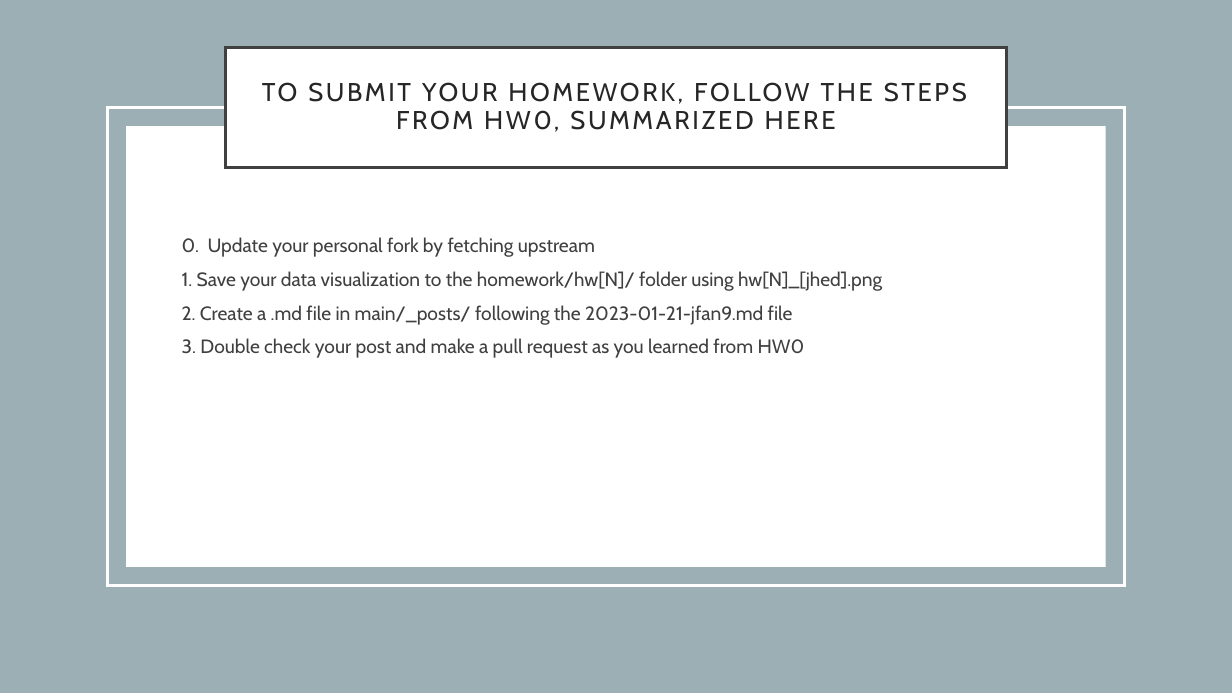
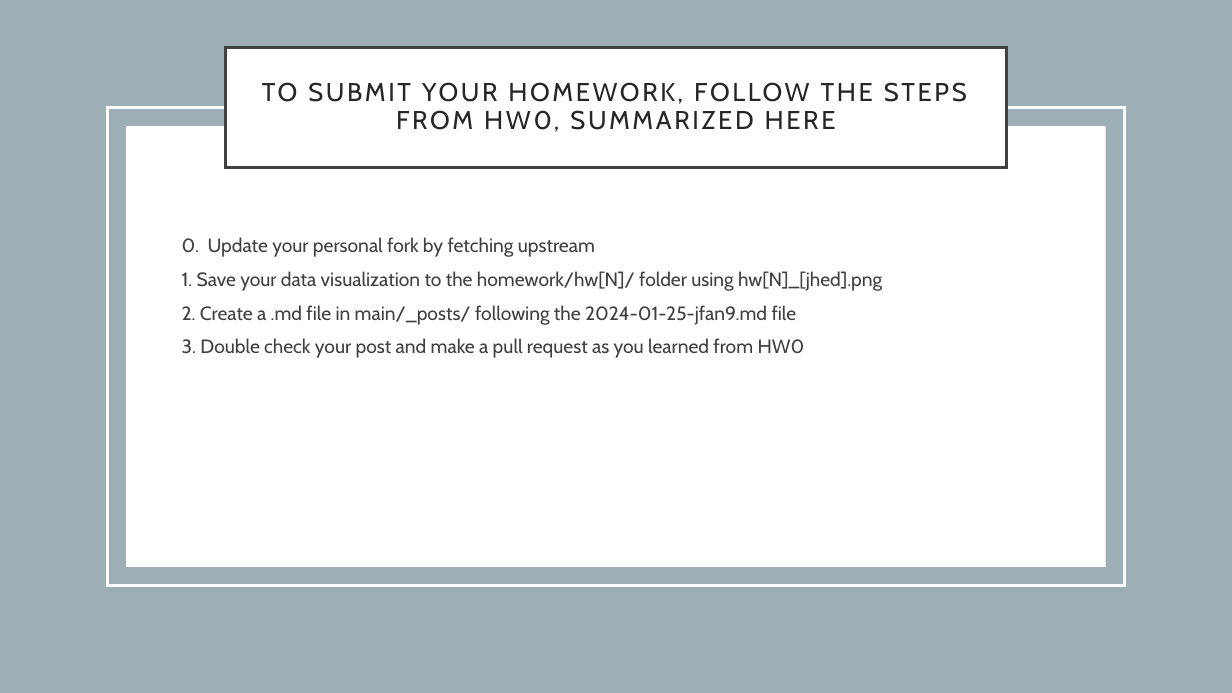
Before and after one commit to JEFworks-Lab/genomic-data-visualization-2024, a slide deck: slide 4 of resources/hw/genomic-data-visualization-HW_1.pptx (slide 6 before the commit). Drawn at 1232x693 pixels with LibreOffice and Linux fonts; fonts in the diff are those of the drawing. Boxes give left, top, right and bottom in pixels: in the first picture for what was removed or moved away, otherwise in the second. Text is boxed around its words. In the diff, an @@ line names an element or a change of style, - is before the commit and + after.

```diff
--- a/resources/hw/genomic-data-visualization-HW_1.pptx
+++ b/resources/hw/genomic-data-visualization-HW_1.pptx
@@ text at (182,305,797,325): text changed @@
-2. Create a .md file in main/_posts/ following the 2023-01-21-jfan9.md file
+2. Create a .md file in main/_posts/ following the 2024-01-25-jfan9.md file
```
Also in this commit, not shown: 2 other slides changed, 2 slides removed, 5 other files.
